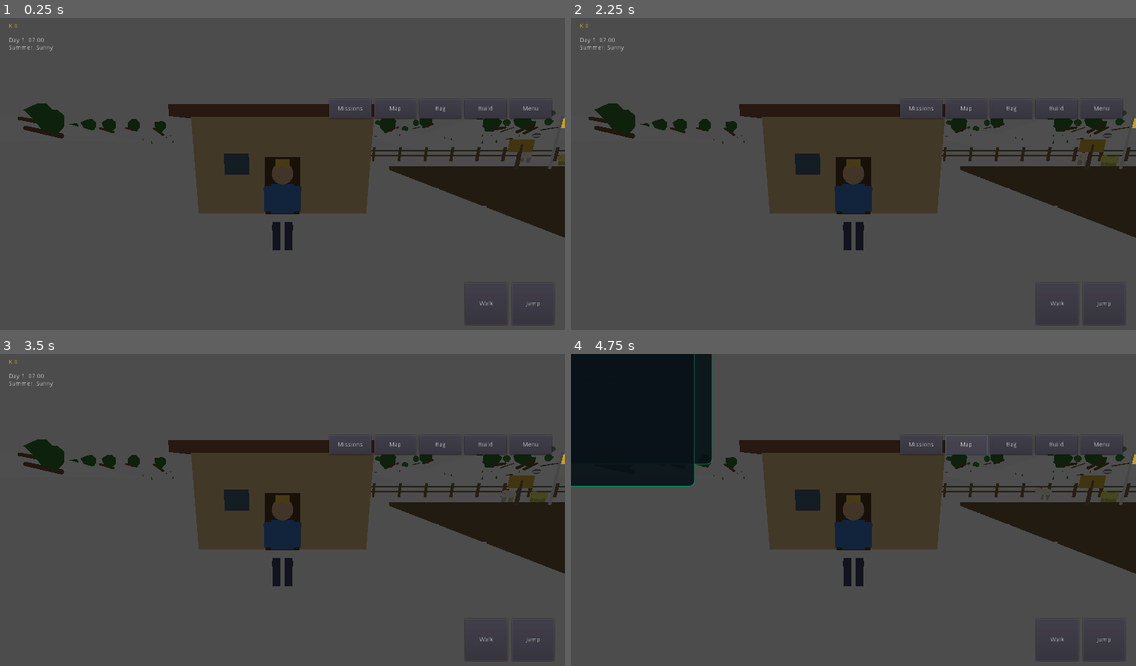
Above: before the commit, frames 1-4 (two rows, left to right).
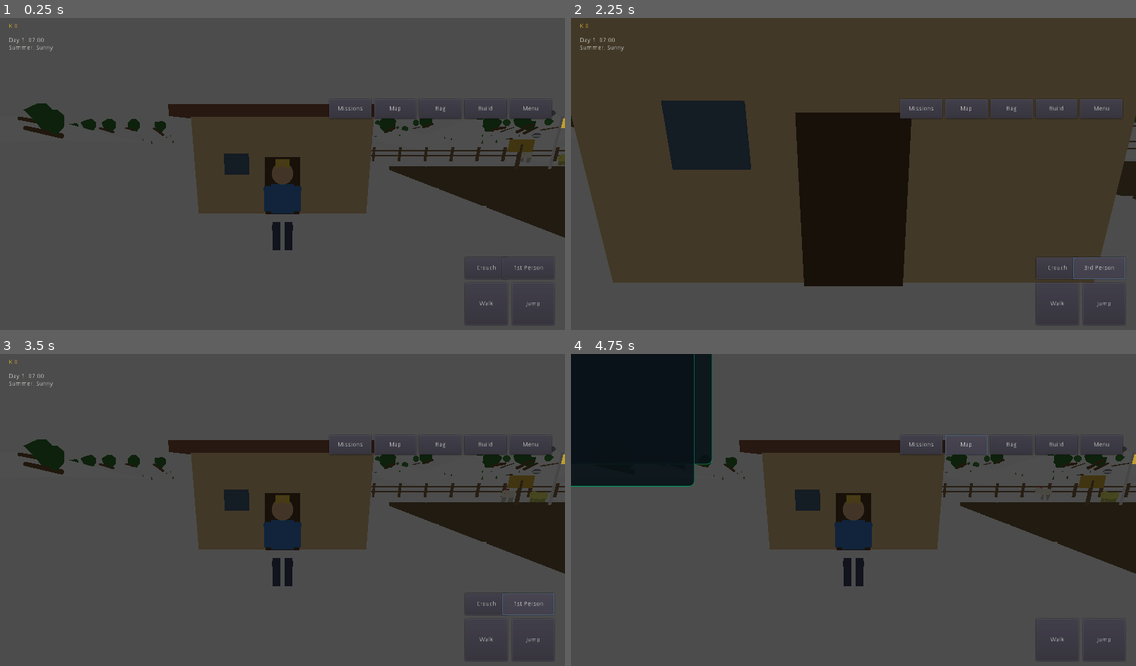
Above: after the commit, the same moments.

Repository: gikoko611/G.I-KO-KO-MYANMAR-OPEN-WORLD-3D
Game: Godot game, scene res://scenes/main.tscn
The game is run twice, just before and just after one commit, with the same random seed, the same clock (stepped at 60 frames per second) and the same inputs. This scene is started directly instead of the project's main scene.
Inputs (mouse positions are in pixels of both pictures, inside the frame that each line leads up to):
- Up to frame 1 (0.25 s): no input
- Up to frame 2 (2.25 s): click (1056, 267) at 0.5 s, where only the run after the commit has a clickable "Crouch"; click (1056, 267) at 1.25 s, where only the run after the commit has a clickable "Stand"; click (1102, 267) at 2 s, where only the run after the commit has a clickable "1st Person"
- Up to frame 3 (3.5 s): click (531, 603) at 2.75 s, where only the run after the commit has a clickable "3rd Person"
- Up to frame 4 (4.75 s): click "Missions" at 3.5 s; click "Map" at 4.25 s

The runs differ from the first frame. In frame 1, less than 0.1% of the frame differs, in the area x 82-97%, y 76-84%; in frame 2, 74%, in the area x 0-100%, y 0-86%; in frame 3, 0.1%; in frame 4, nothing differs.
Error in both runs: Invalid set index 'sun_curve_size' (on base: 'ProceduralSky') with value of type 'float'. (res://scripts/world/world.gd:106)

Commit message:
feat: add mobile crouch and camera toggle with stricter CI

Diff:
--- /dev/null
+++ b/scripts/player/mobile_actions.gd
@@ -0,0 +1,105 @@
+extends CanvasLayer
+# Touch-first crouch and first/third-person camera controls.
+# Kept separate from the main HUD so these controls can be disabled or moved
+# without coupling gameplay code to the UI. Compatible with Godot 3.5.2.
+
+const UiStyle = preload("res://scripts/ui/ui_theme.gd")
+
+var player = null
+var crouched = false
+var first_person = false
+var crouch_button = null
+var camera_button = null
+var normal_capsule_height = 1.7
+var normal_shape_y = 0.85
+var normal_rig_y = 1.55
+var normal_spring_length = 4.5
+
+func setup(p):
+	player = p
+
+func _ready():
+	layer = 4
+	_build_controls()
+	call_deferred("_capture_player_defaults")
+
+func _build_controls():
+	var root = Control.new()
+	root.set_anchors_preset(Control.PRESET_WIDE)
+	root.mouse_filter = Control.MOUSE_FILTER_IGNORE
+	add_child(root)
+
+	crouch_button = Button.new()
+	crouch_button.text = "Crouch"
+	crouch_button.rect_position = Vector2(1280 - 24 - 96 - 106, 720 - 24 - 96 - 58)
+	crouch_button.rect_min_size = Vector2(96, 50)
+	UiStyle.style_button(crouch_button)
+	root.add_child(crouch_button)
+	crouch_button.connect("pressed", self, "_toggle_crouch")
+
+	camera_button = Button.new()
+	camera_button.text = "1st Person"
+	camera_button.rect_position = Vector2(1280 - 24 - 118, 720 - 24 - 96 - 58)
+	camera_button.rect_min_size = Vector2(118, 50)
+	UiStyle.style_button(camera_button)
+	root.add_child(camera_button)
+	camera_button.connect("pressed", self, "_toggle_camera")
+
+func _capture_player_defaults():
+	if player == null or not is_instance_valid(player):
+		return
+	var shape = _collision_shape()
+	if shape != null and shape.shape is CapsuleShape:
+		normal_capsule_height = shape.shape.height
+		normal_shape_y = shape.translation.y
+	if player.cam_rig != null:
+		normal_rig_y = player.cam_rig.translation.y
+	if player.spring_arm != null:
+		normal_spring_length = player.spring_arm.spring_length
+
+func _collision_shape():
+	if player == null or not is_instance_valid(player):
+		return null
+	for child in player.get_children():
+		if child is CollisionShape:
+			return child
+	return null
+
+func _toggle_crouch():
+	if player == null or not is_instance_valid(player) or player.driving:
+		return
+	crouched = not crouched
+	var shape = _collision_shape()
+	if shape != null and shape.shape is CapsuleShape:
+		# Use a duplicate so changing the runtime shape cannot alter a cached resource.
+		shape.shape = shape.shape.duplicate()
+		shape.shape.height = 1.05 if crouched else normal_capsule_height
+		shape.translation.y = 0.55 if crouched else normal_shape_y
+	if player.cam_rig != null:
+		player.cam_rig.translation.y = 1.02 if crouched else normal_rig_y
+	if player.mesh_root != null and not first_person:
+		player.mesh_root.scale.y = 0.72 if crouched else 1.0
+	crouch_button.text = "Stand" if crouched else "Crouch"
+	AudioSynth.play("click")
+
+func _toggle_camera():
+	if player == null or not is_instance_valid(player):
+		return
+	first_person = not first_person
+	if player.spring_arm != null:
+		player.spring_arm.spring_length = 0.08 if first_person else normal_spring_length
+	if player.mesh_root != null:
+		player.mesh_root.visible = not first_person and not player.driving
+	camera_button.text = "3rd Person" if first_person else "1st Person"
+	AudioSynth.play("click")
+
+func _process(_delta):
+	if player == null or not is_instance_valid(player):
+		return
+	# Hide player geometry in first person and keep controls out of the way while driving.
+	if player.mesh_root != null:
+		player.mesh_root.visible = not first_person and not player.driving
+	if crouch_button != null:
+		crouch_button.visible = not player.driving and not GameState.ui_busy()
+	if camera_button != null:
+		camera_button.visible = not GameState.ui_busy()
--- a/scripts/ui/main_game.gd
+++ b/scripts/ui/main_game.gd
@@ -4,6 +4,7 @@
 
 const WorldScript = preload("res://scripts/world/world.gd")
 const PlayerScript = preload("res://scripts/player/player.gd")
+const MobileActionsScript = preload("res://scripts/player/mobile_actions.gd")
 const HudScript = preload("res://scripts/ui/hud.gd")
 
 func _ready():
@@ -19,6 +20,9 @@
 	world.prewarm(player.translation.x, player.translation.z)
 	var hud = HudScript.new()
 	add_child(hud)
+	var mobile_actions = MobileActionsScript.new()
+	mobile_actions.setup(player)
+	add_child(mobile_actions)
 	GameState.apply_settings()
 	if GameState.pending_load:
 		SaveMgr.load_game()
Not shown, added: docs/BATCH_2.md
